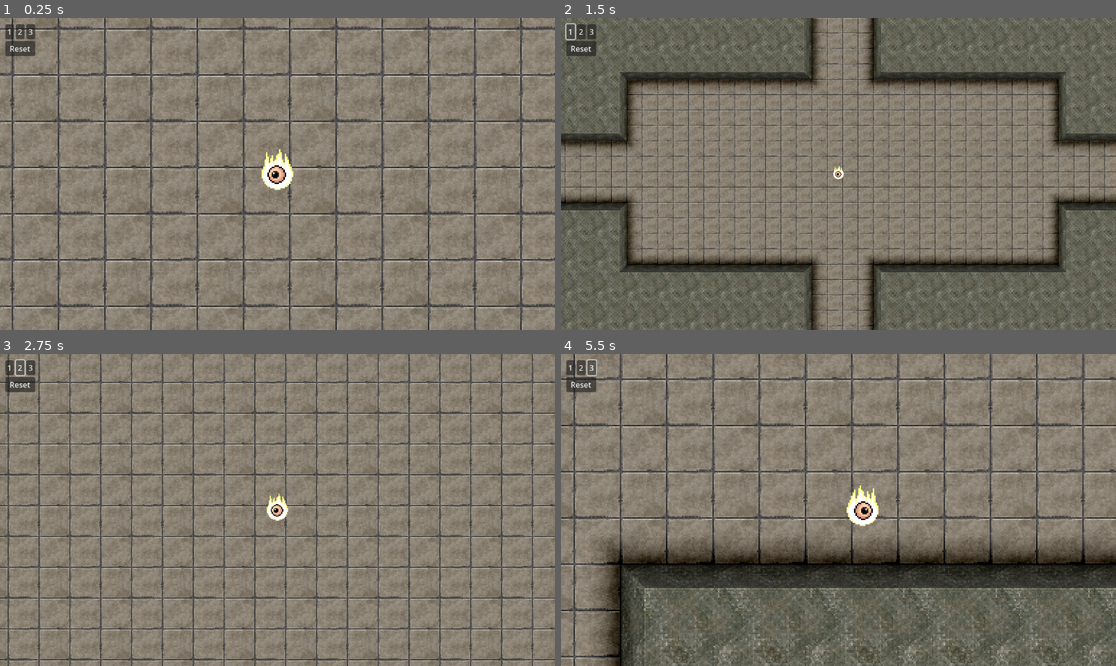
Above: before the commit, frames 1-4 (two rows, left to right).
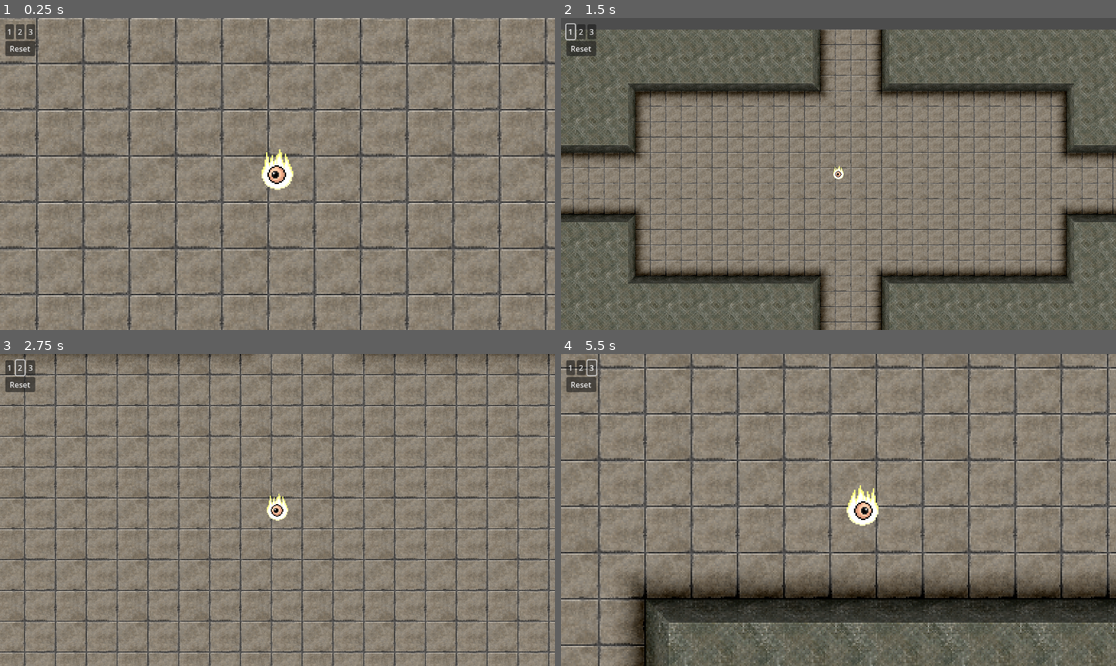
Above: after the commit, the same moments.

Repository: adrianwhatfield/godot-prototypes
Game: Godot game, scene res://Scenes/main.tscn
Same seed, same stepped clock (60 frames per second), same inputs: the game is played once before the commit and once after it.
Inputs:
- Up to frame 1 (0.25 s): no input
- Up to frame 2 (1.5 s): click "Reset" at 0.5 s; click "1" at 1.25 s
- Up to frame 3 (2.75 s): click "2" at 2 s
- Up to frame 4 (5.5 s): click "3" at 2.75 s; tap Enter at 3.5 s; hold D (move_right) 3.53-4.28 s; hold S (move_down) 4.28-5.03 s; hold D (move_right) from 5.03 s (still down)

The runs differ from the first frame. In frame 1, 24% of the frame differs, in the area x 0-100%, y 0-100%; in frame 2, 36%; in frame 3, 25%; in frame 4, 41%.

Commit message:
[Dungeon Generator] Reset player position

Diff:
--- a/dungeon-generator/Scenes/main.tscn
+++ b/dungeon-generator/Scenes/main.tscn
@@ -10,7 +10,7 @@
 [node name="UI" parent="." instance=ExtResource("2_7r5yi")]
 
 [node name="Player" parent="." instance=ExtResource("1_m8bxv")]
-position = Vector2(567, 324)
+position = Vector2(550, 300)
 
 [node name="Dungeon" type="Node2D" parent="."]
 
--- a/dungeon-generator/Scripts/main.gd
+++ b/dungeon-generator/Scripts/main.gd
@@ -57,6 +57,7 @@
 func reset_dungeon():
 	rooms = [Vector2(0, 0)]
 	previous_room = Vector2(0, 0)
+	$Player.position = Vector2(550, 300)
 	for child in $Dungeon.get_children():
 		child.queue_free()
 
